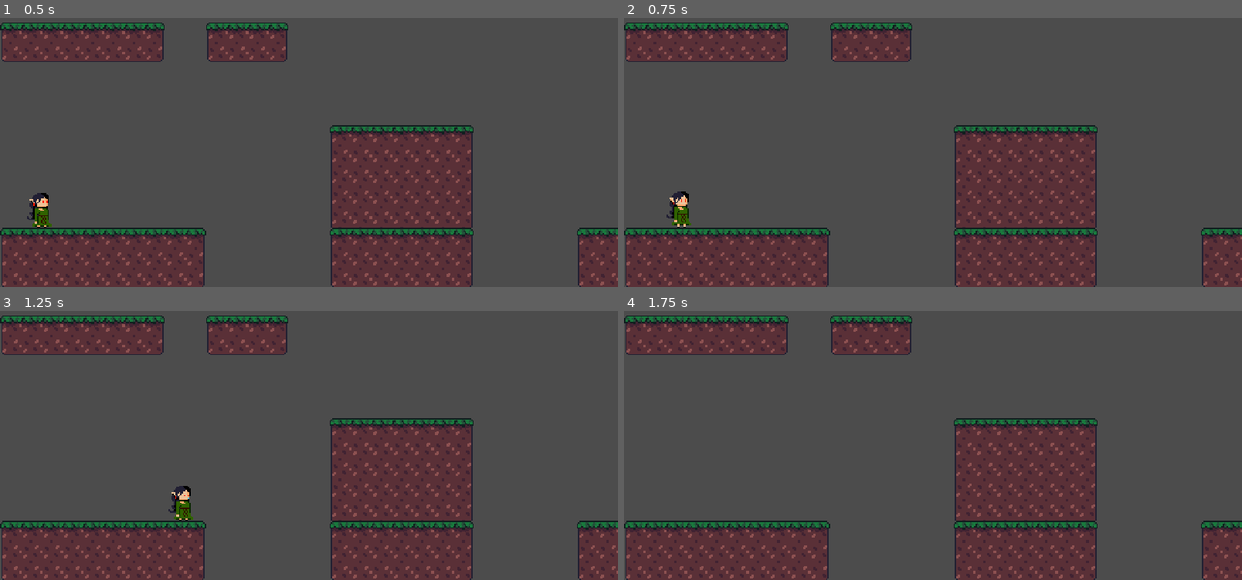
Above: before the commit, frames 1-4 (two rows, left to right).
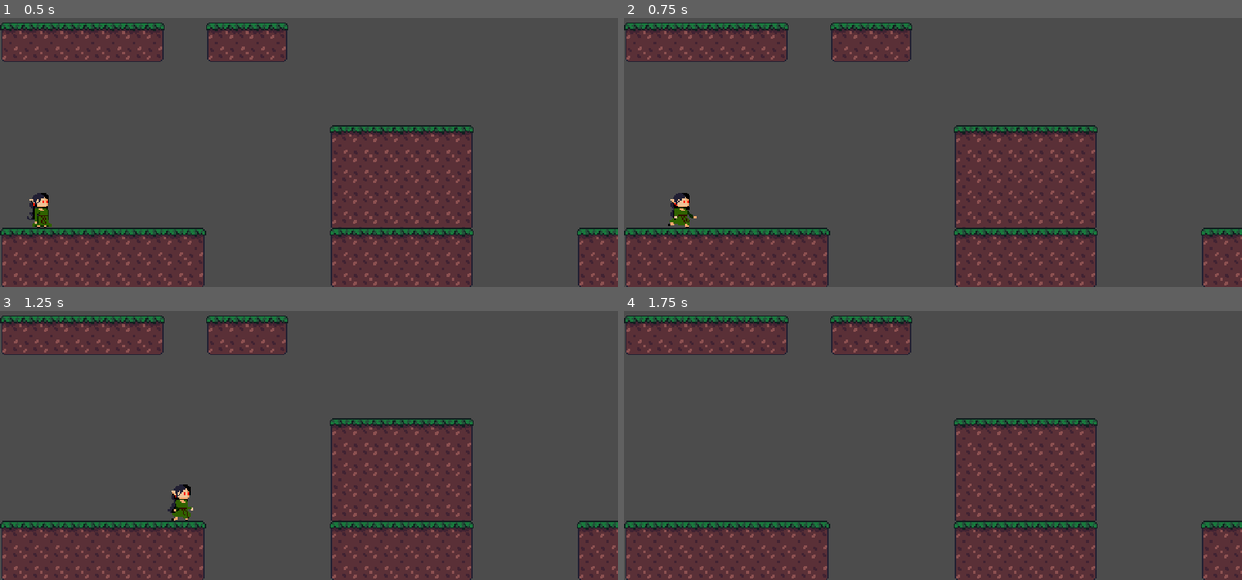
Above: after the commit, the same moments.

Repository: Espetinho-de-Legumes/Lia-na-Floresta-Magica
Game: Godot game, scene res://scenes/Playground.tscn
Two runs of this game, one before a commit and one after it. Both use one fixed random seed, a clock stepped at 60 frames per second and the inputs below.
Inputs:
- Up to frame 1 (0.5 s): no input
- Up to frame 2 (0.75 s): hold D (right) from 0.53 s (still down); hold S (Fall) from 0.53 s (still down)
- Up to frame 3 (1.25 s): keep holding D (right); keep holding S (Fall); tap Space (jump) at 0.77 s
- Up to frame 4 (1.75 s): keep holding D (right); release S (Fall) at 1.28 s; tap S (Fall) at 1.35 s; tap Space (jump) at 1.52 s

Frame 1 is identical in both runs. In frame 2, 0.2% of the frame differs, in the area x 6-12%, y 64-78%; in frame 3, 0.2%; in frame 4, nothing differs.

Commit message:
Integrando animação ao código e Começando a modular o State Machine

Diff:
--- a/scenes/Player.tscn
+++ b/scenes/Player.tscn
@@ -1,7 +1,8 @@
-[gd_scene load_steps=17 format=2]
+[gd_scene load_steps=18 format=2]
 
 [ext_resource path="res://scripts/Player.gd" type="Script" id=1]
 [ext_resource path="res://assets/spritesheets/lia-spritesheet.png" type="Texture" id=2]
+[ext_resource path="res://scripts/StateMachine.gd" type="Script" id=3]
 
 [sub_resource type="RectangleShape2D" id=1]
 extents = Vector2( 8, 14 )
@@ -73,16 +74,16 @@
 }
 
 [sub_resource type="AnimationNodeAnimation" id=7]
-animation = "Walk"
+animation = "Falling"
 
 [sub_resource type="AnimationNodeAnimation" id=8]
 animation = "Idle"
 
 [sub_resource type="AnimationNodeAnimation" id=9]
-animation = "Falling"
+animation = "Jump"
 
 [sub_resource type="AnimationNodeAnimation" id=10]
-animation = "Jump"
+animation = "Walk"
 
 [sub_resource type="AnimationNodeTransition" id=11]
 input_count = 2
@@ -106,15 +107,15 @@
 input_1/auto_advance = false
 
 [sub_resource type="AnimationNodeBlendTree" id=14]
-graph_offset = Vector2( -764.3, 0 )
-nodes/Animation/node = SubResource( 8 )
-nodes/Animation/position = Vector2( -300, 120 )
-"nodes/Animation 2/node" = SubResource( 7 )
-"nodes/Animation 2/position" = Vector2( -300, 300 )
-nodes/Falling/node = SubResource( 9 )
-nodes/Falling/position = Vector2( -300, 660 )
-nodes/Jump/node = SubResource( 10 )
-nodes/Jump/position = Vector2( -300, 500 )
+graph_offset = Vector2( -881.464, 39.75 )
+"nodes/Falling Animation/node" = SubResource( 7 )
+"nodes/Falling Animation/position" = Vector2( -300, 660 )
+"nodes/Idle Animation/node" = SubResource( 8 )
+"nodes/Idle Animation/position" = Vector2( -300, 120 )
+"nodes/Jump Animation/node" = SubResource( 9 )
+"nodes/Jump Animation/position" = Vector2( -300, 500 )
+"nodes/Walk Animation/node" = SubResource( 10 )
+"nodes/Walk Animation/position" = Vector2( -520, 320 )
 nodes/ground_air_state/node = SubResource( 11 )
 nodes/ground_air_state/position = Vector2( 180, 340 )
 nodes/on_air/node = SubResource( 12 )
@@ -122,7 +123,7 @@
 nodes/on_ground/node = SubResource( 13 )
 nodes/on_ground/position = Vector2( -60, 280 )
 nodes/output/position = Vector2( 440, 380 )
-node_connections = [ "output", 0, "ground_air_state", "on_air", 0, "Jump", "on_air", 1, "Falling", "on_ground", 0, "Animation", "on_ground", 1, "Animation 2", "ground_air_state", 0, "on_ground", "ground_air_state", 1, "on_air" ]
+node_connections = [ "output", 0, "ground_air_state", "ground_air_state", 0, "on_ground", "ground_air_state", 1, "on_air", "on_ground", 0, "Idle Animation", "on_ground", 1, "Walk Animation", "on_air", 0, "Jump Animation", "on_air", 1, "Falling Animation" ]
 
 [node name="Player" type="KinematicBody2D"]
 rotation = 0.00246024
@@ -144,6 +145,13 @@
 [node name="CollisionArea" type="CollisionShape2D" parent="."]
 position = Vector2( 0.0049205, 1.98072 )
 shape = SubResource( 1 )
+
+[node name="States" type="Node" parent="."]
+script = ExtResource( 3 )
+
+[node name="On Ground" type="Node" parent="States"]
+
+[node name="On Air" type="Node" parent="States"]
 
 [node name="PassThroughDetection" type="Area2D" parent="."]
 position = Vector2( 9.31323e-10, 5.926 )
--- a/scripts/Player.gd
+++ b/scripts/Player.gd
@@ -5,6 +5,9 @@
 	RUN,
 	JUMP
 }
+
+onready var animationTree: AnimationTree = get_node("AnimationTree")
+onready var sprite: Sprite = get_node("Sprite")
 
 export (float) var maxSpeed = 340.0
 export (float) var acceleration = 35.0
@@ -21,6 +24,10 @@
 var currentState:int = IDLE
 var prevState:float = IDLE
 var collidingWithPlataform = false
+
+func _ready() -> void:
+	animationTree.set("parameters/ground_air_state/current", 0)
+	animationTree.set("parameters/on_ground/current", 0)
 
 func _unhandled_input(event: InputEvent) -> void:
 	basicInputs()
@@ -41,11 +48,13 @@
 func basicInputs() -> void:
 	if Input.is_action_pressed("right"):
 		directionInput.x = 1
+		sprite.flip_h = false
 
 		if friction > 0:
 			friction *= -1
 	elif Input.is_action_pressed("left"):
 		directionInput.x = -1
+		sprite.flip_h = true
 
 		if friction < 0:
 			friction *= -1
@@ -72,6 +81,8 @@
 	velocity = move_and_slide(velocity, Vector2.UP)
 
 func handleIdleState(delta: float) -> void:
+	animationTree.set("parameters/ground_air_state/current", 0)
+	animationTree.set("parameters/on_ground/current", 0)
 	desacelerar(delta)
 
 	if directionInput.x > 0 or directionInput.x < 0:
@@ -102,6 +113,9 @@
 	set_collision_mask_bit(1, false)
 
 func handleRunState(delta: float) -> void:
+	animationTree.set("parameters/ground_air_state/current", 0)
+	animationTree.set("parameters/on_ground/current", 1)
+
 	if directionInput.x > 0 || directionInput.x < 0:
 		acelerar(delta)
 	else:
@@ -136,6 +150,8 @@
 
 func handleJumpState(delta: float) -> void:
 	if hasJumped == false:
+		animationTree.set("parameters/ground_air_state/current", 1)
+		animationTree.set("parameters/on_air/current", 0)
 		hasJumped = true
 		velocity.y = jumpForce
 		return
@@ -157,6 +173,9 @@
 		else:
 			desacelerar(delta)
 
+	if velocity.y > 0:
+		animationTree.set("parameters/on_air/current", 1)
+
 func changeState(newState: int) -> void:
 	if currentState != newState:
 		prevState = currentState
--- /dev/null
+++ b/scripts/StateMachine.gd
@@ -0,0 +1,16 @@
+extends Node
+
+
+# Declare member variables here. Examples:
+# var a: int = 2
+# var b: String = "text"
+
+
+# Called when the node enters the scene tree for the first time.
+func _ready() -> void:
+	pass # Replace with function body.
+
+
+# Called every frame. 'delta' is the elapsed time since the previous frame.
+#func _process(delta: float) -> void:
+#	pass
